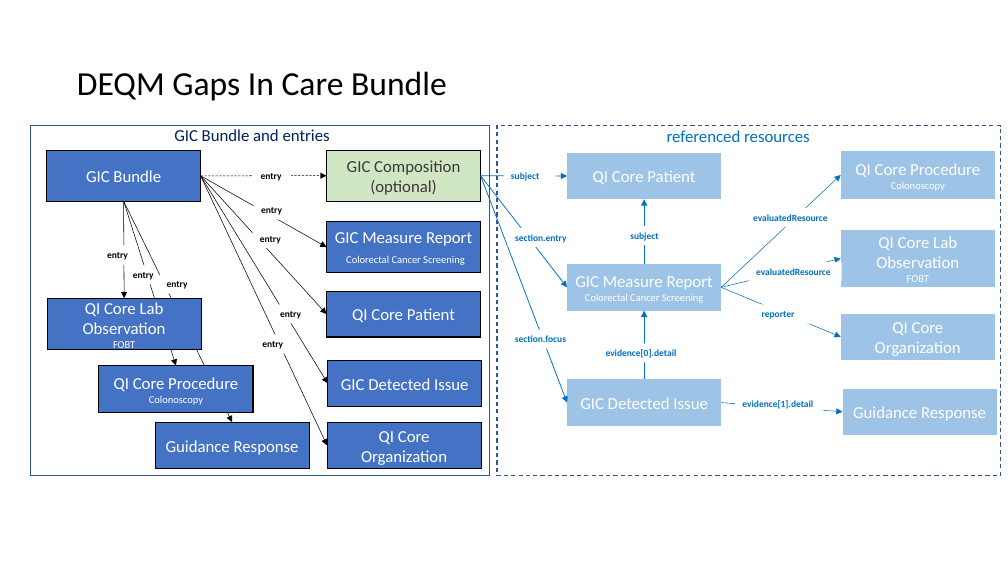
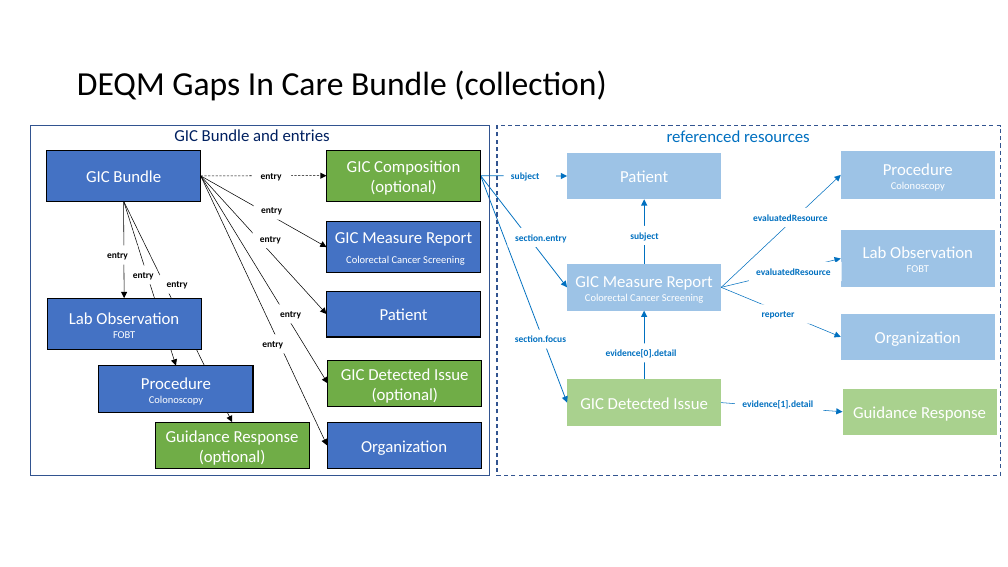
Before and after one commit to HL7/davinci-deqm, a slide deck: slide 9 of input/images/source/Gaps in Care Graphics.pptx (slide 8 before the commit). Drawn at 1008x567 pixels with LibreOffice and Linux fonts; fonts in the diff are those of the drawing. Boxes give left, top, right and bottom in pixels: in the first picture for what was removed or moved away, otherwise in the second. Text is boxed around its words. In the diff, an @@ line names an element or a change of style, - is before the commit and + after.

Commit message:
[FHIR-56296](https://jira.hl7.org/browse/FHIR-56296): Updated Gaps in care bundle profile to allow document or collection bundles

```diff
--- a/input/images/source/Gaps in Care Graphics.pptx
+++ b/input/images/source/Gaps in Care Graphics.pptx
@@ title at <box>77,70,606,101</box>: text changed @@
-DEQM Gaps In Care Bundle
+DEQM Gaps In Care Bundle (collection)
@@ rectangle "GIC Composition" at <box>327,150,481,201</box>: text colour #3B3838 to #FFFFFF; fill #A9D18E at 53% opacity to #70AD47 @@
@@ text in rectangle at <box>620,170,668,182</box>: text changed @@
-QI Core Patient
+Patient
@@ text in rectangle at <box>883,163,953,175</box>: text changed @@
-QI Core Procedure
+Procedure
@@ text in rectangle at <box>863,246,973,258</box>: text changed @@
-QI Core Lab Observation
+Lab Observation
@@ text in rectangle at <box>69,312,179,324</box>: text changed @@
-QI Core Lab Observation
+Lab Observation
@@ text in rectangle at <box>380,308,428,320</box>: text changed @@
-QI Core Patient
+Patient
@@ text in rectangle at <box>875,331,961,346</box>: text changed @@
-QI Core Organization
+Organization
@@ text in rectangle at <box>141,377,211,389</box>: text changed @@
-QI Core Procedure
+Procedure
@@ rectangle "GIC Detected Issue" at <box>328,360,482,406</box>: fill #4472C4 to #70AD47 @@
@@ text in rectangle at <box>372,388,439,403</box>: paragraph added @@
+(optional)
@@ rectangle "GIC Detected Issue" at <box>567,380,721,426</box>: fill #9DC3E6 to #A9D18E @@
@@ rectangle "Guidance Response" at <box>842,389,997,435</box>: fill #9DC3E6 to #A9D18E @@
@@ rectangle "Guidance Response" at <box>155,422,309,468</box>: fill #4472C4 to #70AD47 @@
@@ text in rectangle at <box>361,440,447,455</box>: text changed @@
-QI Core Organization
+Organization
@@ text in rectangle at <box>199,450,266,465</box>: paragraph added @@
+(optional)
```
Also in this commit, not shown: 1 slide added, 7 other files.
